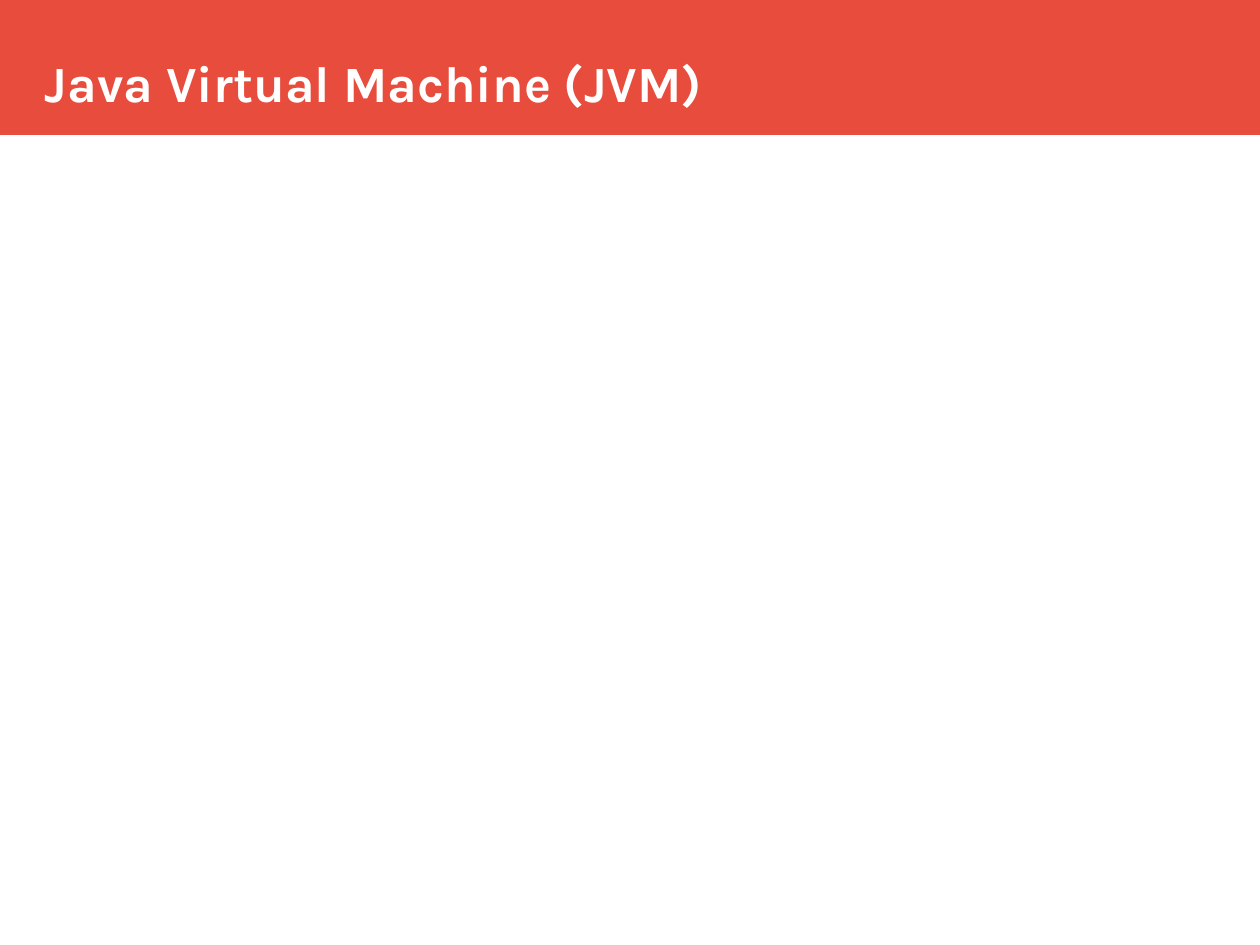
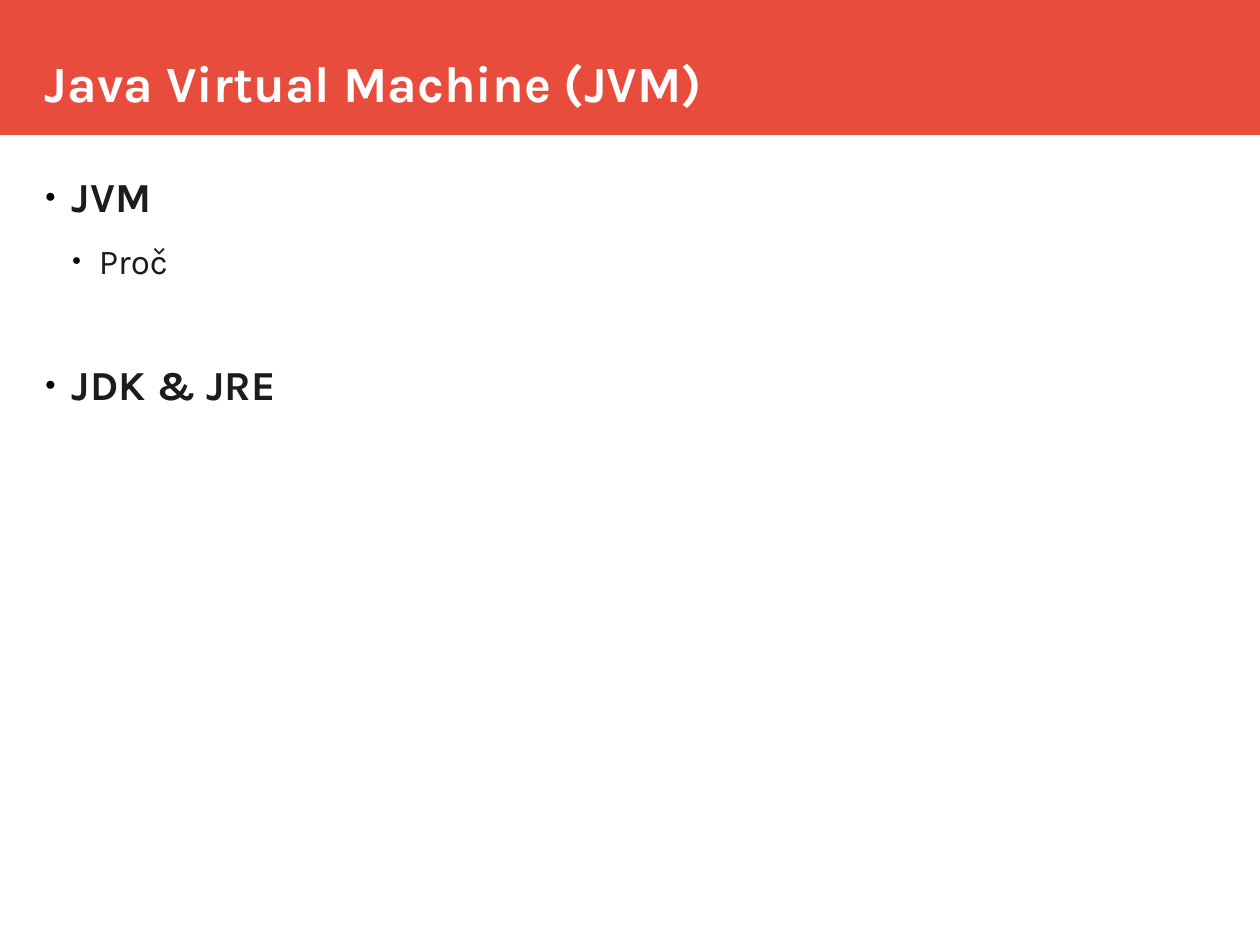
Before and after one commit to equabank/java-skoleni, a slide deck: slide 3 of v2/doc/prez.odp (slide 4 before the commit). Drawn at 1260x945 pixels with LibreOffice and Linux fonts; fonts in the diff are those of the drawing. Boxes give left, top, right and bottom in pixels: in the first picture for what was removed or moved away, otherwise in the second. Text is boxed around its words. In the diff, an @@ line names an element or a change of style, - is before the commit and + after.

```diff
--- a/v2/doc/prez.odp
+++ b/v2/doc/prez.odp
@@ text added at <box>72,185,275,401</box>, 26 pt, text #1C1C1C, bold @@
+● JVM
+  ● Proč
+● JDK & JRE
```
Also in this commit, not shown: 3 other slides changed, 10 slides added, 2 slides removed, 1 other file.
